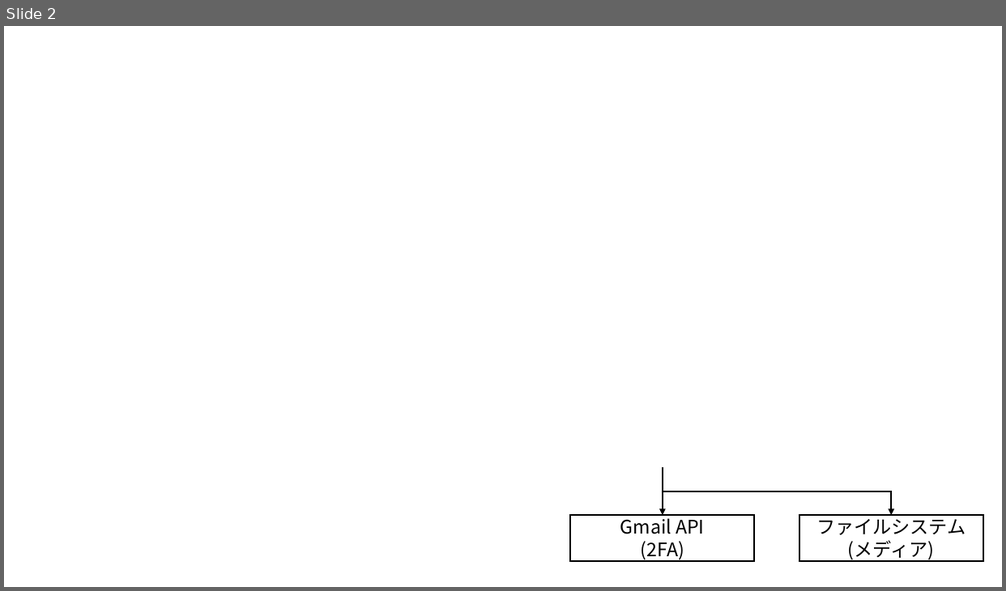
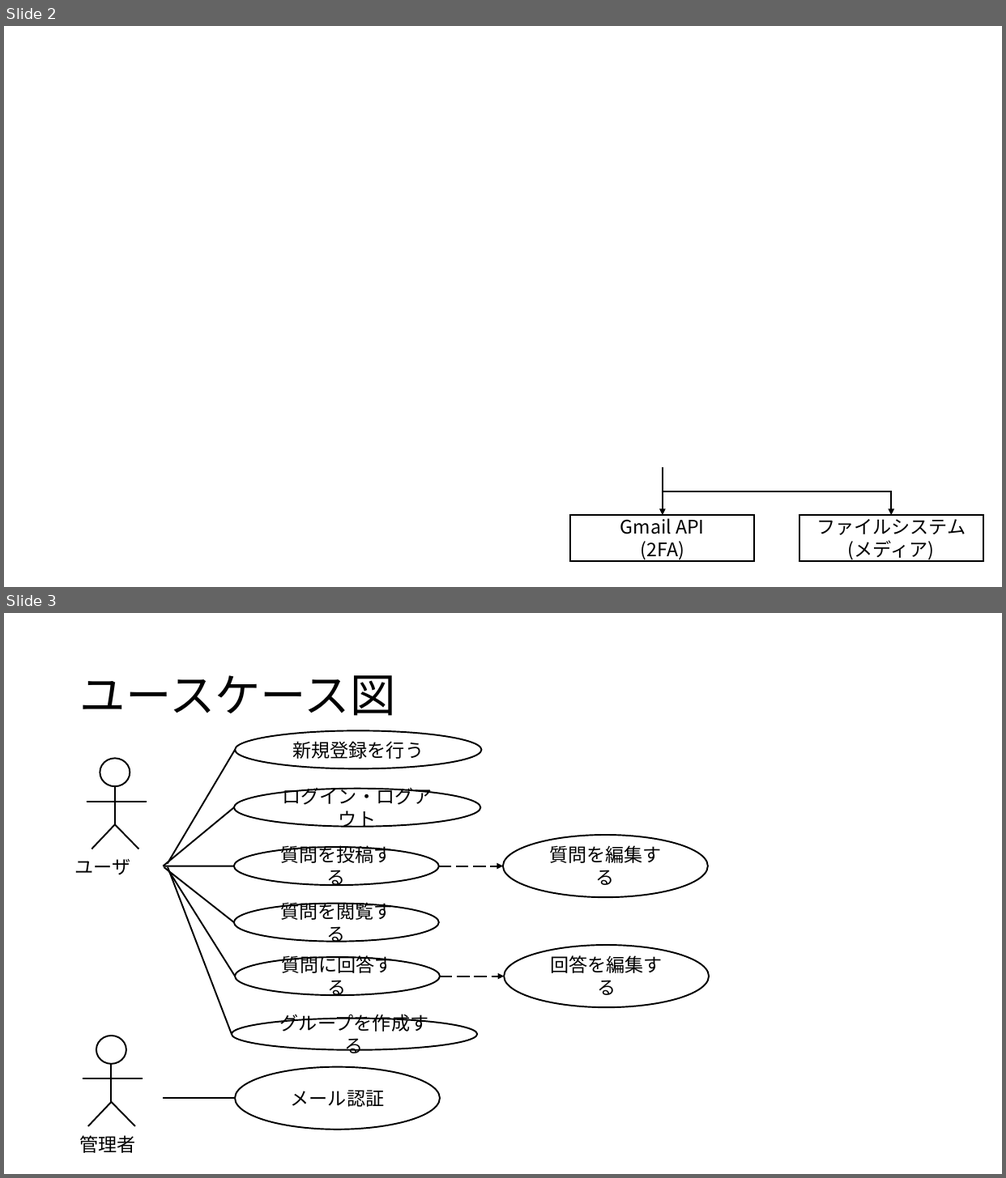
Before and after one commit to NoguchiKyosuke/zenn, a slide deck: powerpoint/architecture.pptx. Shown one above the other, each under a label of ours: slide 2 before the commit, slides 2 and 3 after it. The pictures are 1006x591 and 1006x1178 pixels, drawn with LibreOffice and Linux fonts; fonts in the diff are those of the drawing. Boxes give left, top, right and bottom in pixels: in the first picture for what was removed or moved away, otherwise in the second. Text is boxed around its words. In the diff, an @@ line names an element or a change of style, - is before the commit and + after.

```diff
--- a/powerpoint/architecture.pptx
+++ b/powerpoint/architecture.pptx
@@ slide 3 added at (4, 613, 1002, 1174), background #FFFFFF @@
@@ title added at (80, 675, 396, 716), 44 pt, text #000000 @@
+ユースケース図
@@ ellipse added at (236, 730, 482, 769), fill #FFFFFF, outline #000000 1.5 pt, 18 pt, text #000000 @@
+新規登録を行う
@@ ellipse added at (100, 758, 130, 786), fill #FFFFFF, outline #000000 1.5 pt @@
@@ line added from (167, 864) to (236, 750), #000000 1.5 pt @@
@@ line added from (87, 802) to (147, 802), #000000 1.5 pt @@
@@ line added from (115, 786) to (115, 825), #000000 1.5 pt @@
@@ ellipse added at (234, 789, 480, 827), fill #FFFFFF, outline #000000 1.5 pt, 18 pt, text #000000 @@
+ログイン・ログアウト
@@ line added from (115, 825) to (91, 849), #000000 1.5 pt @@
@@ line added from (115, 825) to (138, 849), #000000 1.5 pt @@
@@ line added from (163, 866) to (234, 807), #000000 1.5 pt @@
@@ ellipse added at (234, 847, 439, 885), fill #FFFFFF, outline #000000 1.5 pt, 18 pt, text #000000 @@
+質問を投稿する
@@ ellipse added at (503, 835, 709, 898), fill #FFFFFF, outline #000000 1.5 pt, 18 pt, text #000000 @@
+質問を編集する
@@ text added at (74, 858, 130, 875), 18 pt, text #000000 @@
+ユーザ
@@ line added from (163, 866) to (234, 866), #000000 1.5 pt @@
@@ line added from (164, 867) to (234, 923), #000000 1.5 pt @@
@@ line added from (168, 867) to (232, 1034), #000000 1.5 pt @@
@@ line added from (168, 869) to (236, 976), #000000 1.5 pt @@
@@ arrow added from (439, 866) to (503, 866), #000000 1.5 pt dashed @@
@@ ellipse added at (234, 904, 439, 942), fill #FFFFFF, outline #000000 1.5 pt, 18 pt, text #000000 @@
+質問を閲覧する
@@ ellipse added at (504, 945, 710, 1008), fill #FFFFFF, outline #000000 1.5 pt, 18 pt, text #000000 @@
+回答を編集する
@@ ellipse added at (236, 957, 441, 995), fill #FFFFFF, outline #000000 1.5 pt, 18 pt, text #000000 @@
+質問に回答する
@@ arrow added from (440, 976) to (504, 976), #000000 1.5 pt dashed @@
@@ ellipse added at (232, 1019, 477, 1050), fill #FFFFFF, outline #000000 1.5 pt, 18 pt, text #000000 @@
+グループを作成する
@@ ellipse added at (96, 1036, 126, 1064), fill #FFFFFF, outline #000000 1.5 pt @@
@@ line added from (111, 1064) to (111, 1102), #000000 1.5 pt @@
@@ ellipse added at (236, 1067, 441, 1131), fill #FFFFFF, outline #000000 1.5 pt, 18 pt, text #000000 @@
+メール認証
@@ line added from (83, 1080) to (143, 1080), #000000 1.5 pt @@
@@ line added from (111, 1102) to (88, 1127), #000000 1.5 pt @@
@@ line added from (111, 1102) to (135, 1127), #000000 1.5 pt @@
@@ line added from (163, 1099) to (236, 1099), #000000 1.5 pt @@
@@ text added at (80, 1135, 136, 1153), 18 pt, text #000000 @@
+管理者
```
Also in this commit, not shown: 2 other slides added.
